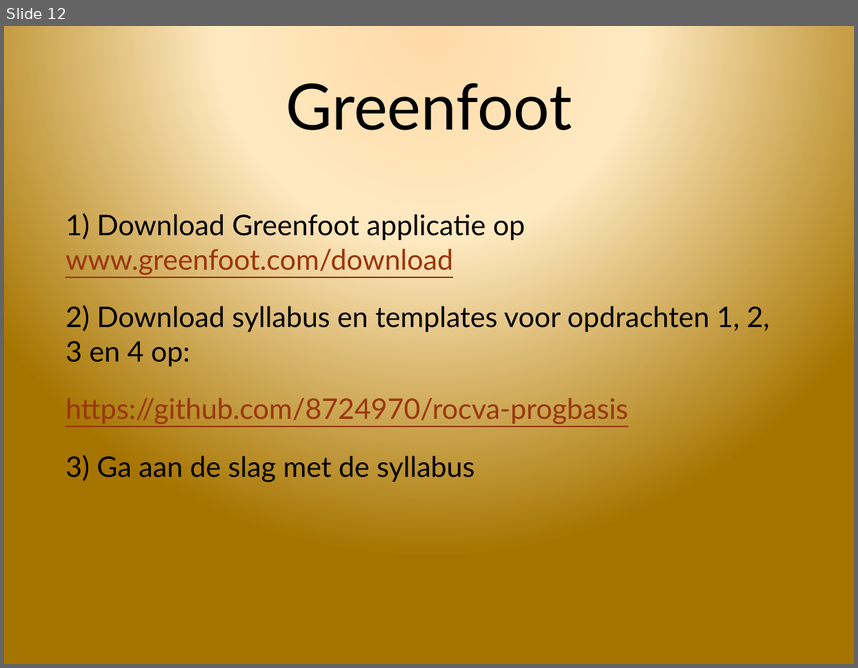
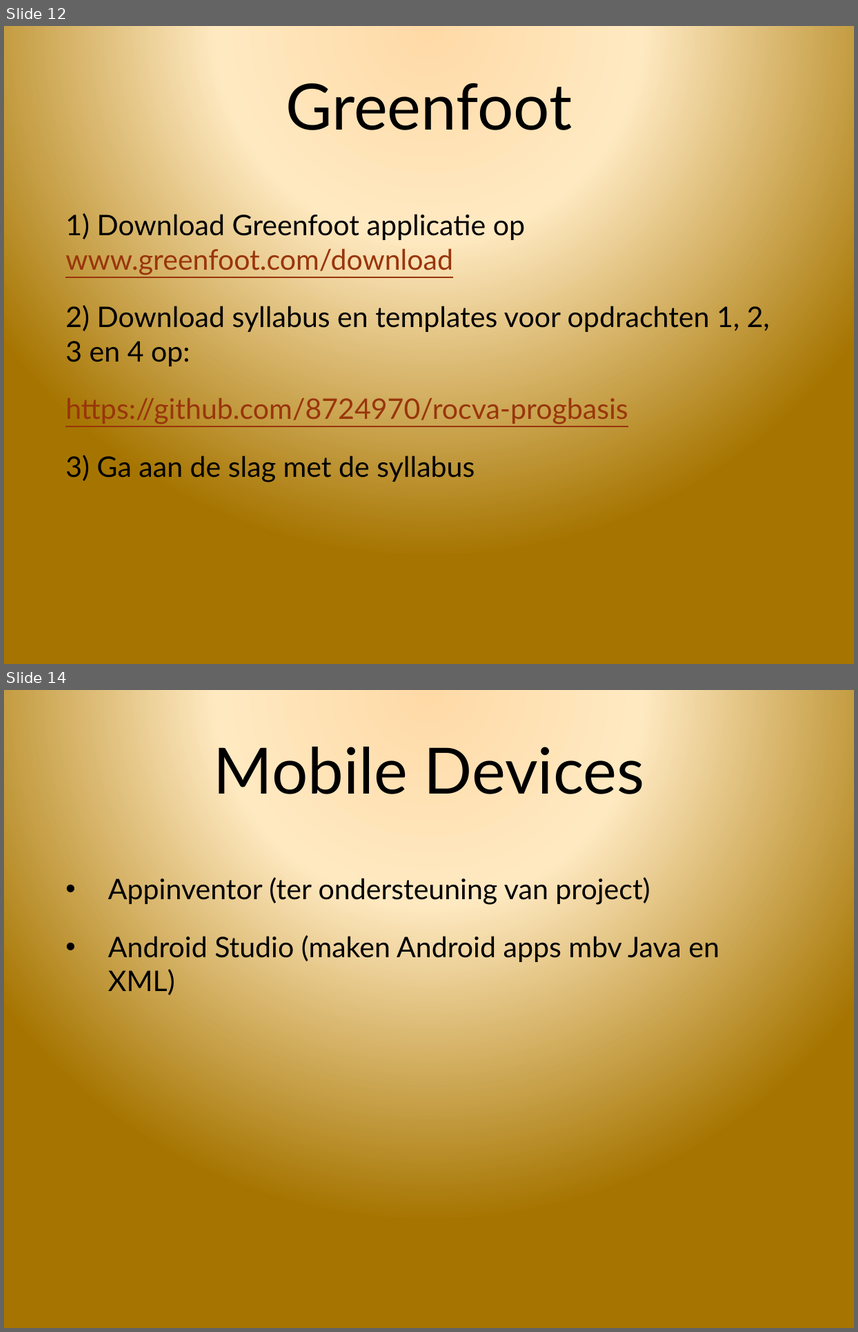
Before and after one commit to 8724970/rocva-progbasis, a slide deck: presentatie les1.pptx. Shown one above the other, each under a label of ours: slide 12 before the commit, slides 12 and 14 after it; the slides between them are not shown. The pictures are 858x668 and 858x1332 pixels, drawn with LibreOffice and Linux fonts; fonts in the diff are those of the drawing; background and template pictures are left out. Boxes give left, top, right and bottom in pixels: in the first picture for what was removed or moved away, otherwise in the second. Text is boxed around its words. In the diff, an @@ line names an element or a change of style, - is before the commit and + after.

```diff
--- a/presentatie les1.pptx
+++ b/presentatie les1.pptx
@@ slide 14 added at (x1=4, y1=690, x2=854, y2=1328), background picture (left out) @@
@@ title added at (x1=214, y1=747, x2=644, y2=794), 54 pt, text #000000 @@
+Mobile Devices
@@ text added at (x1=108, y1=874, x2=720, y2=995), 24 pt, text #000000 @@
+• Appinventor (ter ondersteuning van project)
+• Android Studio (maken Android apps mbv Java en XML)
```
Also in this commit, not shown: 3 slides changed, 1 other slide added, 2 other files.
